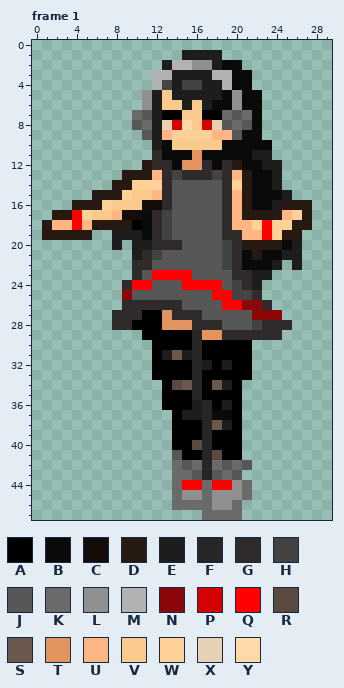
A pixel-art file gets an edit: Resources/Images/Boss2/Boss2.aseprite. Above, as it was before the edit.
30x48 pixels, 1 frame. Colours within 5 levels of each other are drawn and written as one. Shown: frame 1. The commit also changed other frames, which this record leaves out.
Palette (. is transparent): A #000000  B #0a0a0a  C #130c08  D #261912  E #1d1d1d  F #262626  G #302b2b  H #434343  J #575757  K #6a6a6a  L #909090  M #b2b2b2  N #8c0808  P #d40202  Q #ff0000  R #5b4a3f  S #6a584c  T #e2945e  U #ffb684  V #fac98c  W #ffd197  X #e7d0b4  Y #ffd9a9
Pixels before, frame 1, first column x 1:
 1 ..............EEEE.........
 2 ............EMMLLEBB.......
 3 ...........MMEEEEMMBB......
 4 ...........MHEHHEEMBB......
 5 ..........LEVEEEEEBLBB.....
 6 ..........LEVVEVEBBLBB.....
 7 .........KJEAAVVAAKJKB.....
 8 .........JKEXPYVPXJKJB.....
 9 ..........JEUWWWWUUJBB.....
10 ...........EBVVVVVBBBBB....
11 ...........GBBBTBBBBBEE....
12 ..........DGGBTTGBGDBBEE...
13 ........DDDUGHGGGHGUDBBE...
14 .......DDWWWGJJJJJGWDBBE...
15 .....DDDWVVUGJJJJJGUDBBBE..
16 ...DDDWVVVCCGJJJJJGUDBBEDDD
17 .DDQWVVUCCBGHJJJJJGUDDDDUWD
18 DUUQUDDDDABGHJJJJJGUUWQWWDD
19 DDDDD..EEEBGHJJJJJGGUUQWDD.
20 .......E.EEGGGJJJJHGDDDDBE.
21 .........EGHJJJJJJHGBDBBEE.
22 .........GGJJJJJJJHGBBBE.E.
23 .........GJQQQQJJJJGGEE....
24 ........GQQJJJQQQQJHGE.....
25 ........NJJJJJJJJQQHHG.....
26 ........GGGGGGJJJJQQNNG....
27 .......GGGAATGGGJJJJJNNN...
28 .......GGAAATTTGGGJJJHGGG..
29 ..........AAAAAFTTGGGGGG...
30 ...........AAAAFAAAAA......
31 ...........AESEFAAAAA......
32 ...........AAAAFEAEAA......
33 ...........AAAAFAAAAA......
34 ............ARSFASEA.......
35 ............AAAFAAAA.......
36 ............AAAEFAEA.......
37 .............AEEFBBA.......
38 .............AAAFSEA.......
39 .............AAAFAAA.......
40 .............AARFAAA.......
41 .............JAAFRAA.......
42 .............KJKFKJKJ......
43 .............KKJFJKJ.......
44 .............KQQKQQLK......
45 .............KLLKLLLK......
46 .............KKKKLLK.......
47 ................KKKK.......
New version:
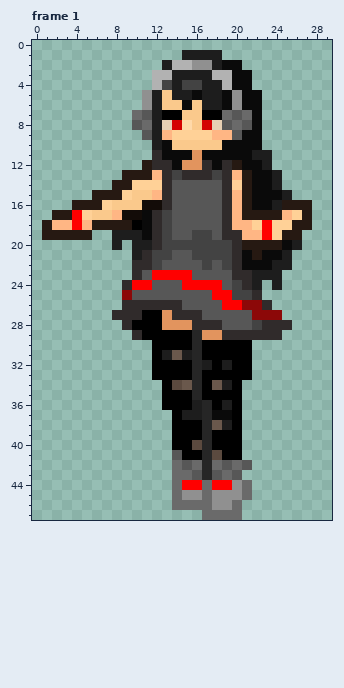
Changes in this commit:
Changed rows in their new state; - is an unchanged pixel.
Frame 1, layer "レイヤー 1":
first column x 15:
 5 -B--
 6 B--E
first column x 23:
10 .-
12 -.
first column x 12:
19 ----HH---------
20 -HHHHHH--------
21 -H--HHH-------.
22 H----H-------E.
23 ------------E--
24 ------------E--
first column x 8:
28 .--
29 --G
Where, in picture pixels (left, top, right, bottom), the same in both pictures:
changed: (182, 90, 282, 170)
changed: (152, 230, 222, 270)
changed: (272, 250, 302, 290)
changed: (112, 320, 142, 340)
